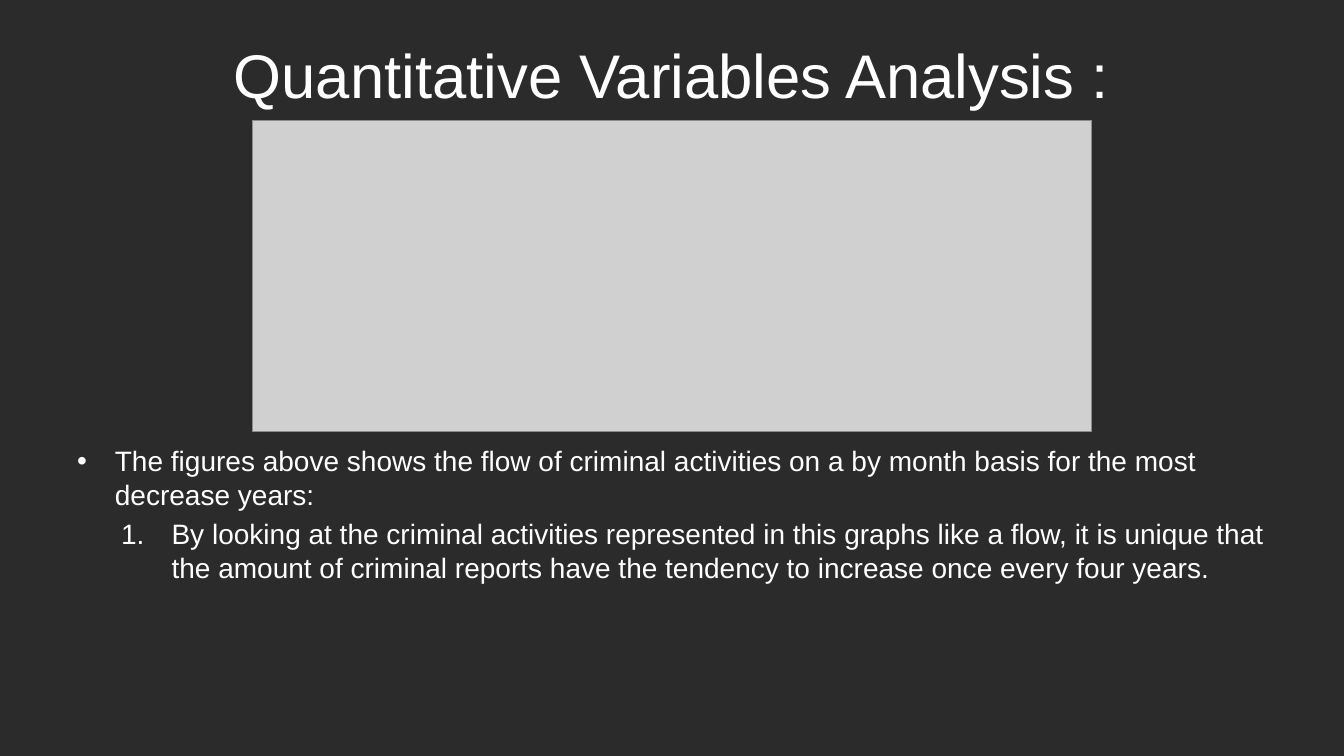
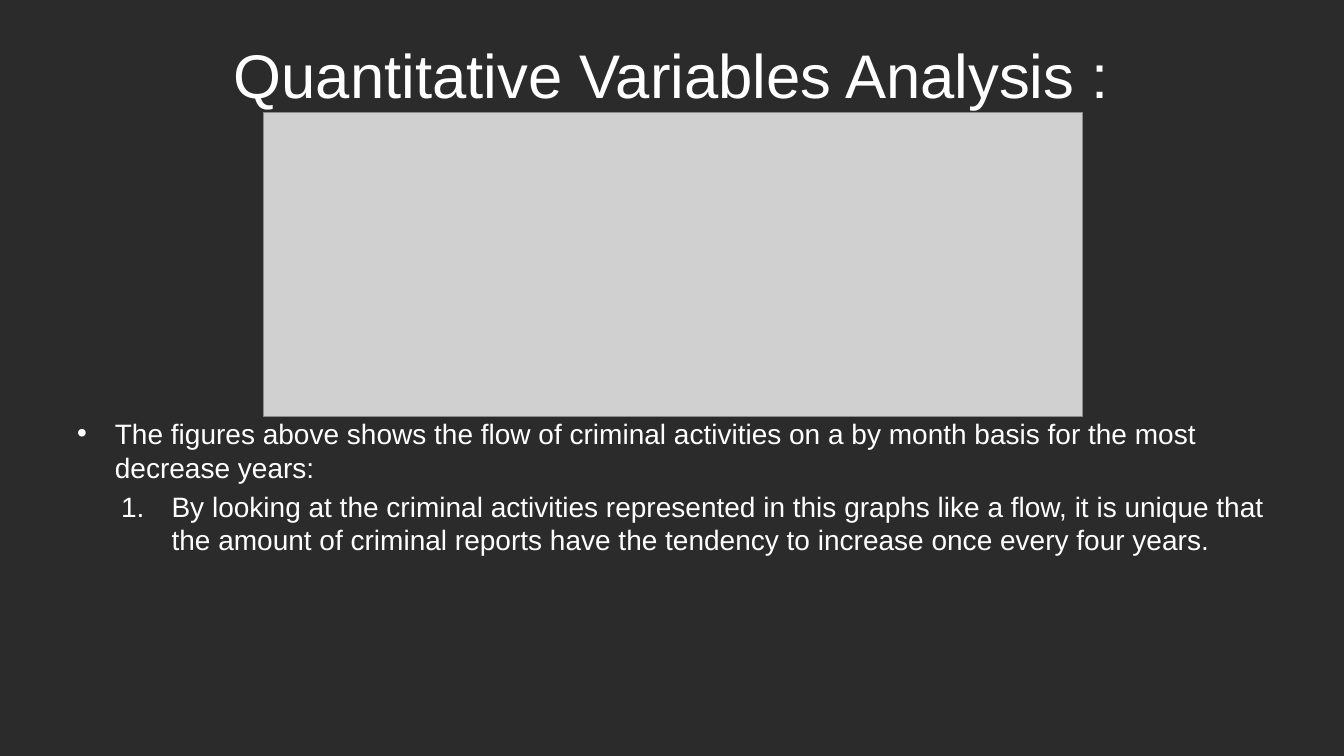
Before and after one commit to guna3006/Analysis-and-Prediction-of-Crime-Statistic-in-London, a slide deck: slide 12 of presentation/Analysis and Prediction of Crime Statistic in London.pptx. Drawn at 1344x756 pixels with LibreOffice and Linux fonts; fonts in the diff are those of the drawing; grey boxes stand for pictures; background and template pictures are left out; a plain dark background stands for a picture behind light text. Boxes give left, top, right and bottom in pixels: in the first picture for what was removed or moved away, otherwise in the second. Text is boxed around its words. In the diff, an @@ line names an element or a change of style, - is before the commit and + after.

```diff
--- a/presentation/Analysis and Prediction of Crime Statistic in London.pptx
+++ b/presentation/Analysis and Prediction of Crime Statistic in London.pptx
@@ picture: place and size @@
-picture at [252,120,1092,432]
+picture at [263,113,1083,416]
@@ text "The figures above shows the ...": place and size @@
-text "The figures above shows the ..." at [115,450,1263,583]
+text "The figures above shows the ..." at [115,423,1263,556]
```
Also in this commit, not shown: 1 other slide changed, 9 other files.
